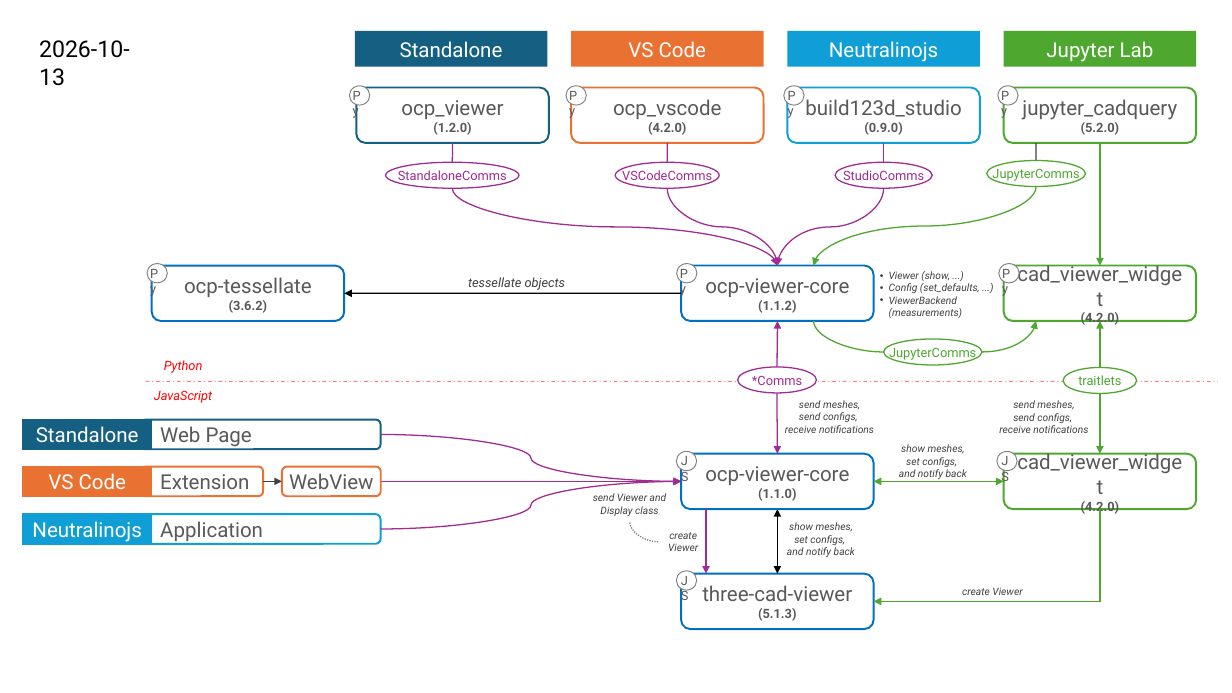
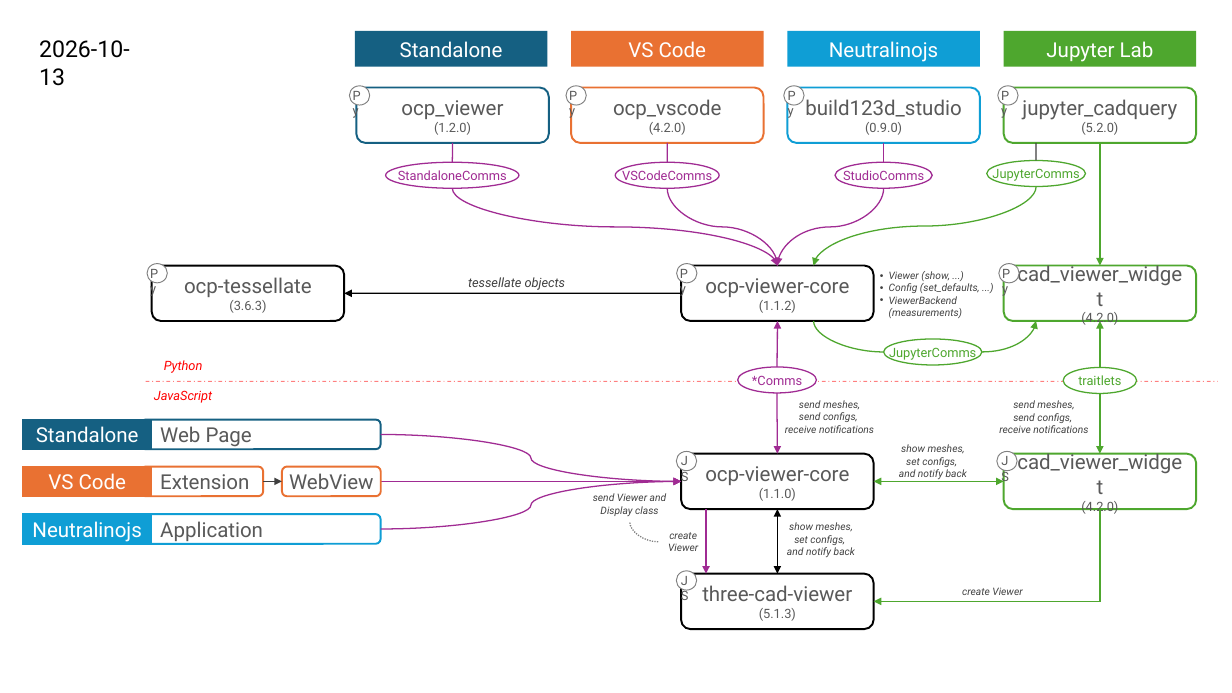
Before and after one commit to bernhard-42/ocp_viewer_docs, a slide deck: slide 5 of architecture/viewer-ecosystem.pptx (slide 1 before the commit). Drawn at 1232x693 pixels with LibreOffice and Linux fonts; fonts in the diff are those of the drawing. Boxes give left, top, right and bottom in pixels: in the first picture for what was removed or moved away, otherwise in the second. Text is boxed around its words. In the diff, an @@ line names an element or a change of style, - is before the commit and + after.

```diff
--- a/architecture/viewer-ecosystem.pptx
+++ b/architecture/viewer-ecosystem.pptx
@@ rounded rectangle "ocp_viewer (1.2.0)" at bbox=[357, 88, 549, 143]: bold off in "(1.2.0)" @@
@@ rounded rectangle "build123d_studio (0.9.0)" at bbox=[787, 88, 980, 143]: bold off in "(0.9.0)" @@
@@ rounded rectangle "jupyter_cadquery (5.2.0)" at bbox=[1004, 88, 1196, 143]: bold off in "(5.2.0)" @@
@@ rounded rectangle "ocp-tessellate (3.6.3)" at bbox=[152, 265, 344, 321]: outline #0070C0 1.5 pt to #000000 1.5 pt @@
@@ rounded rectangle "ocp-viewer-core (1.1.2)" at bbox=[681, 265, 873, 321]: bold off in "(1.1.2)"; outline #0070C0 1.5 pt to #000000 1.5 pt @@
@@ text in rounded rectangle at bbox=[184, 277, 312, 313]: text changed @@
-ocp-tessellate
-(3.6.2)
+ocp-tessellate
+(3.6.3)
@@ rounded rectangle "ocp-viewer-core (1.1.0)" at bbox=[681, 454, 873, 509]: bold off in "(1.1.0)"; outline #0070C0 1.5 pt to #000000 1.5 pt @@
@@ bold off in "(4.2.0)" in 3 elements at bbox=[1004, 265, 1196, 321], bbox=[571, 88, 763, 143], bbox=[1004, 454, 1196, 509] @@
@@ rounded rectangle "three-cad-viewer (5.1.3)" at bbox=[681, 574, 873, 629]: bold off in "(5.1.3)"; outline #0070C0 1.5 pt to #000000 1.5 pt @@
```
Also in this commit, not shown: 1 other slide changed, 4 slides added, 1 other file.
